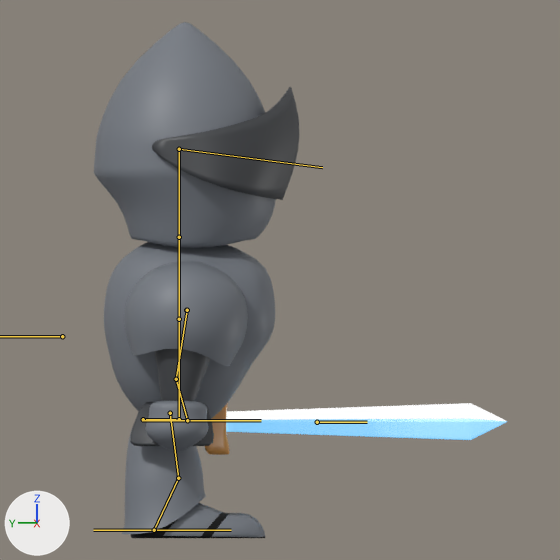
One commit to the Blender file Assets/blender/caballero/caballero4.blend: the scene before it, then after it.
Both versions are drawn from the file's camera 'Camera'. Arrows for +X, +Y and +Z are at lower left; the lights stay in place. The bones that bend it are drawn over the model as lines.

The first picture shows 'arms', 'body', 'casco', 'espada', 'hand', 'pie1', 'pierna', 'tapabarro', 'visera'.
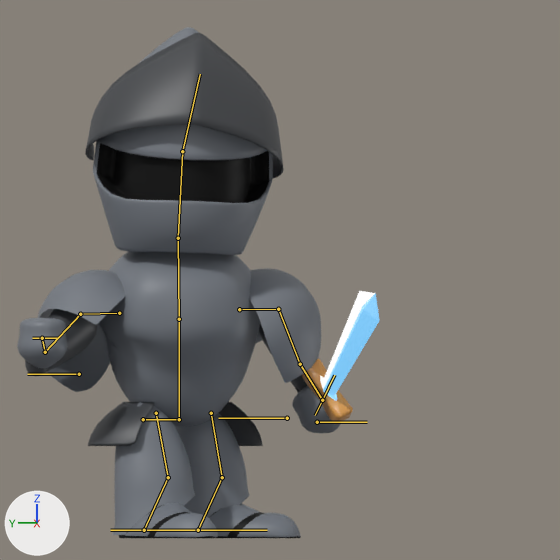
The newer file adds an action. The first version stands in its rest pose; the second is drawn at frame 25 of the action 'idle01'.

What differs and where, as boxes (x1, y1, x2, y2) in the pictures (560 x 560 px):
'casco', posed
    before: (94, 22, 276, 248)
    after: (93, 27, 273, 255)
'body', posed
    before: (104, 242, 275, 418)
    after: (99, 252, 260, 427)
'arms', posed (138% wider, 11% shorter)
    before: (124, 261, 248, 401)
    after: (25, 268, 321, 393)
'visera', posed (34% wider, 29% taller)
    before: (152, 87, 300, 200)
    after: (85, 33, 284, 179)
'pierna', posed
    before: (122, 427, 206, 534)
    after: (112, 402, 249, 535)
'espada', posed
    before: (205, 403, 508, 455)
    after: (302, 291, 379, 424)
'hand', posed (414% wider, 129% taller)
    before: (145, 401, 208, 451)
    after: (17, 318, 345, 434)
'pie1', posed (36% wider)
    before: (131, 503, 265, 538)
    after: (119, 503, 301, 538)
'tapabarro', posed (107% wider)
    before: (130, 402, 214, 446)
    after: (88, 402, 263, 446)
bone 'torso2', root to tip
    before: (179, 319) to (179, 237)
    after: (179, 319) to (178, 238)
bone 'cabeza', root to tip
    before: (179, 237) to (179, 149)
    after: (178, 238) to (182, 151)
bone 'vicera', root to tip
    before: (179, 149) to (322, 167)
    after: (182, 151) to (200, 74)
bone 'pierna1.L', root to tip
    before: (170, 413) to (178, 478)
    after: (211, 413) to (222, 477)
bone 'pierna1.R', root to tip
    before: (170, 413) to (178, 478)
    after: (156, 413) to (168, 477)
bone 'pie_tk.L', root to tip
    before: (154, 530) to (93, 530)
    after: (198, 530) to (144, 530)
bone 'mano_tk.L', root to tip
    before: (187, 420) to (142, 420)
    after: (322, 400) to (315, 415)
bone 'pie_tk.R', root to tip
    before: (154, 530) to (93, 530)
    after: (144, 530) to (110, 530)
bone 'mano_tk.R', root to tip
    before: (187, 420) to (142, 420)
    after: (42, 338) to (32, 338)

The edits, one by one:
Bone 'torso1' (bone_torso1) turns from (0, 0, 0) to (0, -55, 0) degrees about its own x, y and z.
Bone 'torso2' (bone_torso2) turns from (0, 0, 0) to (9, -30, 2) degrees about its own x, y and z.
Bone 'cabeza' (bone_cabeza) turns from (0, 0, 0) to (0, 0, -3) degrees about its own x, y and z.
Bone 'vicera' (bone_vicera) turns from (0, 0, 0) to (-49, -4, 2) degrees about its own x, y and z.
Bone 'pierna1.L' (bone_pierna1_l) moves from (0.0, 0.0, 0.0) to (-0.117, 0.016, 0.0).
Bone 'pierna1.R' (bone_pierna1_r) moves from (0.0, 0.0, 0.0) to (-0.04, -0.005, 0.0).
Bone 'pie_tk.L' (bone_pie_tk_l) moves from (0.0, 0.0, 0.0) to (0.0, -0.127, 0.0).
Bone 'pie_tk.L' (bone_pie_tk_l) turns from (0, 0, 0) to (27, 0, 0) degrees about its own x, y and z.
Bone 'mano_tk.L' (bone_mano_tk_l) moves from (0.0, 0.0, 0.0) to (0.058, -0.386, 0.196).
Bone 'mano_tk.L' (bone_mano_tk_l) turns from (0, 0, 0) to (71, -12, 34) degrees about its own x, y and z.
Bone 'brazo_pool.L' (bone_brazo_pool_l) moves from (0.0, 0.0, 0.0) to (-0.232, -0.642, -0.285).
Bone 'pie_tk.R' (bone_pie_tk_r) moves from (0.0, 0.0, 0.0) to (0.0, 0.028, 0.0).
Bone 'pie_tk.R' (bone_pie_tk_r) turns from (0, 0, 0) to (-56, 0, 0) degrees about its own x, y and z.
Bone 'mano_tk.R' (bone_mano_tk_r) moves from (0.0, 0.0, 0.0) to (-0.235, 0.415, -0.014).
Bone 'mano_tk.R' (bone_mano_tk_r) turns from (0, 0, 0) to (-78, 0, 0) degrees about its own x, y and z.
Bone 'brazo_pool.R' (bone_brazo_pool_r) moves from (0.0, 0.0, 0.0) to (0.107, -0.047, 0.582).
Bone 'brazo_pool.R' (bone_brazo_pool_r) turns from (0, 0, 0) to (42, 0, 0) degrees about its own x, y and z.
